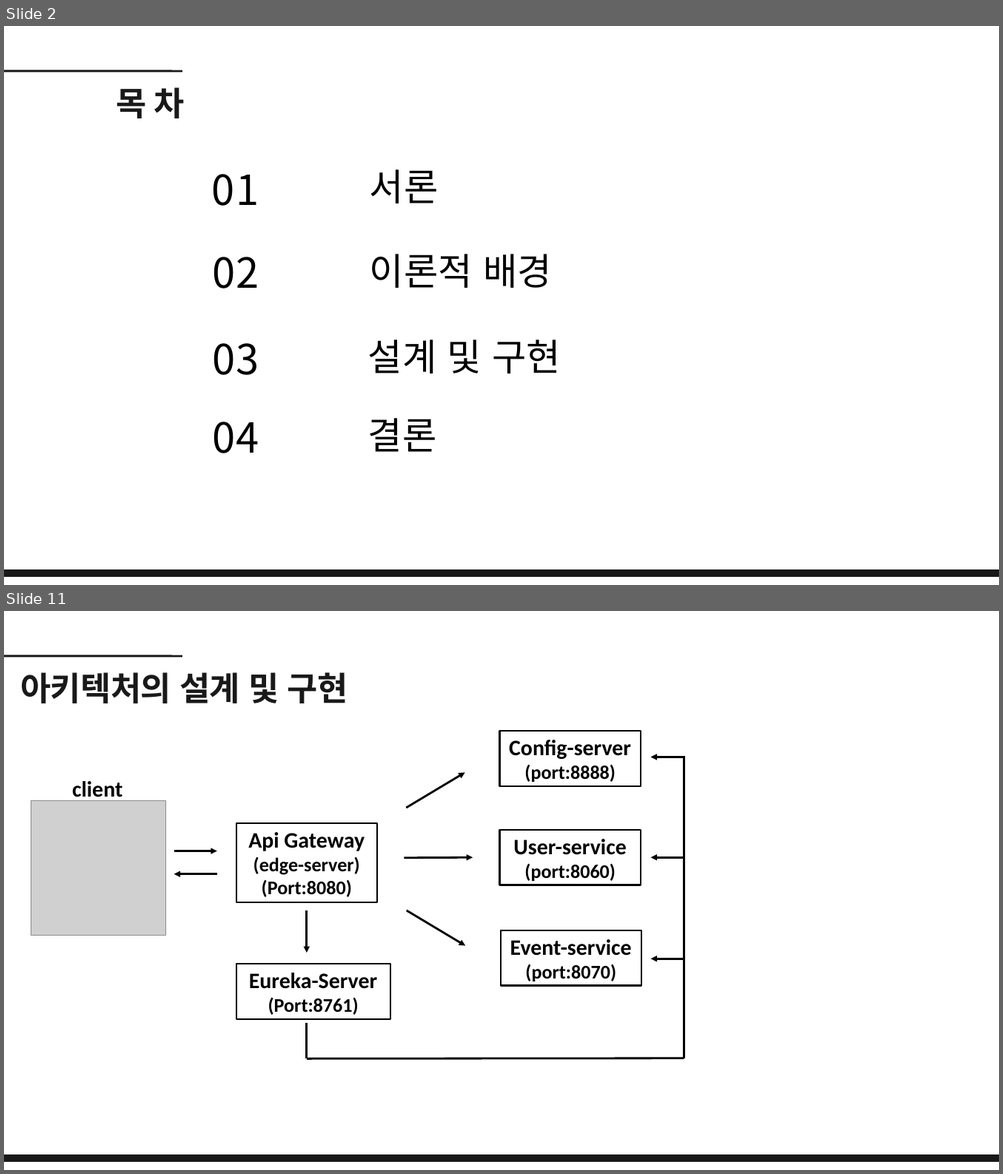
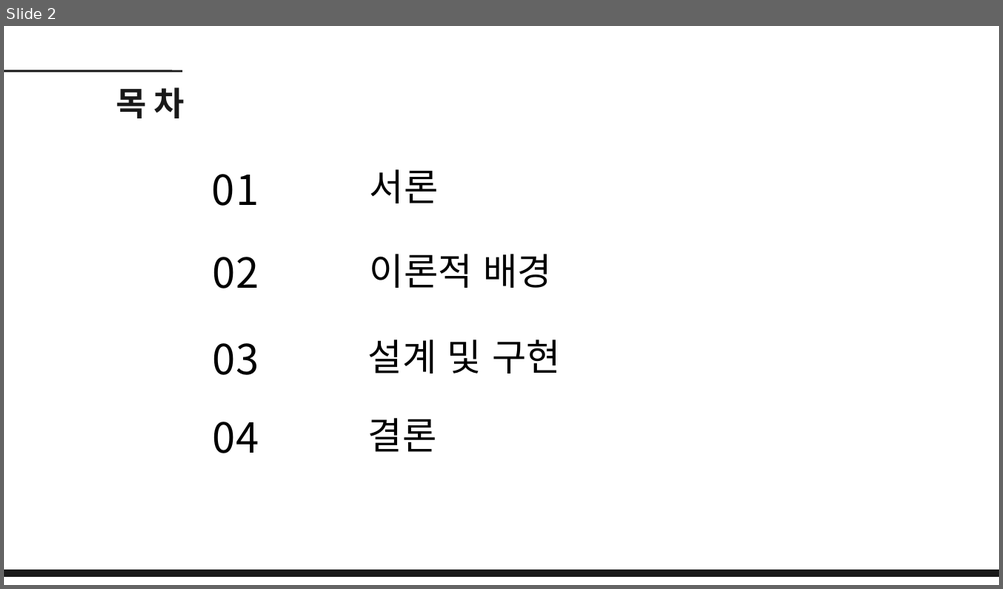
Before and after one commit to dbehdrbs0806/4rd_1sem, a slide deck: GraduationGuidance/20204077_유동균_논문발표ppt.pptx. Shown one above the other, each under a label of ours: slides 2 and 11 before the commit, slide 2 after it; the slides between them are not shown. The pictures are 1003x1174 and 1003x589 pixels, drawn with LibreOffice and Linux fonts; fonts in the diff are those of the drawing; grey boxes stand for pictures. Boxes give left, top, right and bottom in pixels: in the first picture for what was removed or moved away, otherwise in the second. Text is boxed around its words. In the diff, an @@ line names an element or a change of style, - is before the commit and + after.

```diff
--- a/GraduationGuidance/20204077_유동균_논문발표ppt.pptx
+++ b/GraduationGuidance/20204077_유동균_논문발표ppt.pptx
@@ slide 11 removed at <box>4,611,999,1170</box>, background #FFFFFF @@
@@ line removed from (4, 656) to (182, 656) @@
@@ text removed at <box>20,672,348,703</box> @@
-아키텍처의 설계 및 구현
@@ rectangle removed at <box>499,732,640,786</box> @@
-Config-server
-(port:8888)
@@ arrow removed from (684, 758) to (651, 758) @@
@@ line removed from (684, 756) to (684, 1059) @@
@@ text removed at <box>72,781,122,802</box> @@
-client
@@ arrow removed from (406, 808) to (465, 772) @@
@@ picture removed at <box>31,800,165,935</box> @@
@@ rectangle removed at <box>236,824,377,903</box> @@
-Api Gateway
-(edge-server)
-(Port:8080)
@@ rectangle removed at <box>499,830,640,885</box> @@
-User-service
-(port:8060)
@@ arrow removed from (174, 851) to (217, 851) @@
@@ arrow removed from (217, 874) to (174, 874) @@
@@ arrow removed from (404, 858) to (472, 857) @@
@@ arrow removed from (684, 857) to (651, 857) @@
@@ arrow removed from (307, 911) to (307, 953) @@
@@ arrow removed from (407, 911) to (465, 946) @@
@@ rectangle removed at <box>501,931,641,986</box> @@
-Event-service
-(port:8070)
@@ rectangle removed at <box>236,964,390,1019</box> @@
-Eureka-Server
-(Port:8761)
@@ arrow removed from (684, 959) to (651, 959) @@
@@ line removed from (307, 1023) to (307, 1059) @@
@@ line removed from (307, 1059) to (684, 1059) @@
@@ freeform shape removed at <box>4,1156,999,1162</box> @@
```
Also in this commit, not shown: 6 slides changed, 11 slides added, 6 other slides removed, 3 other files.
